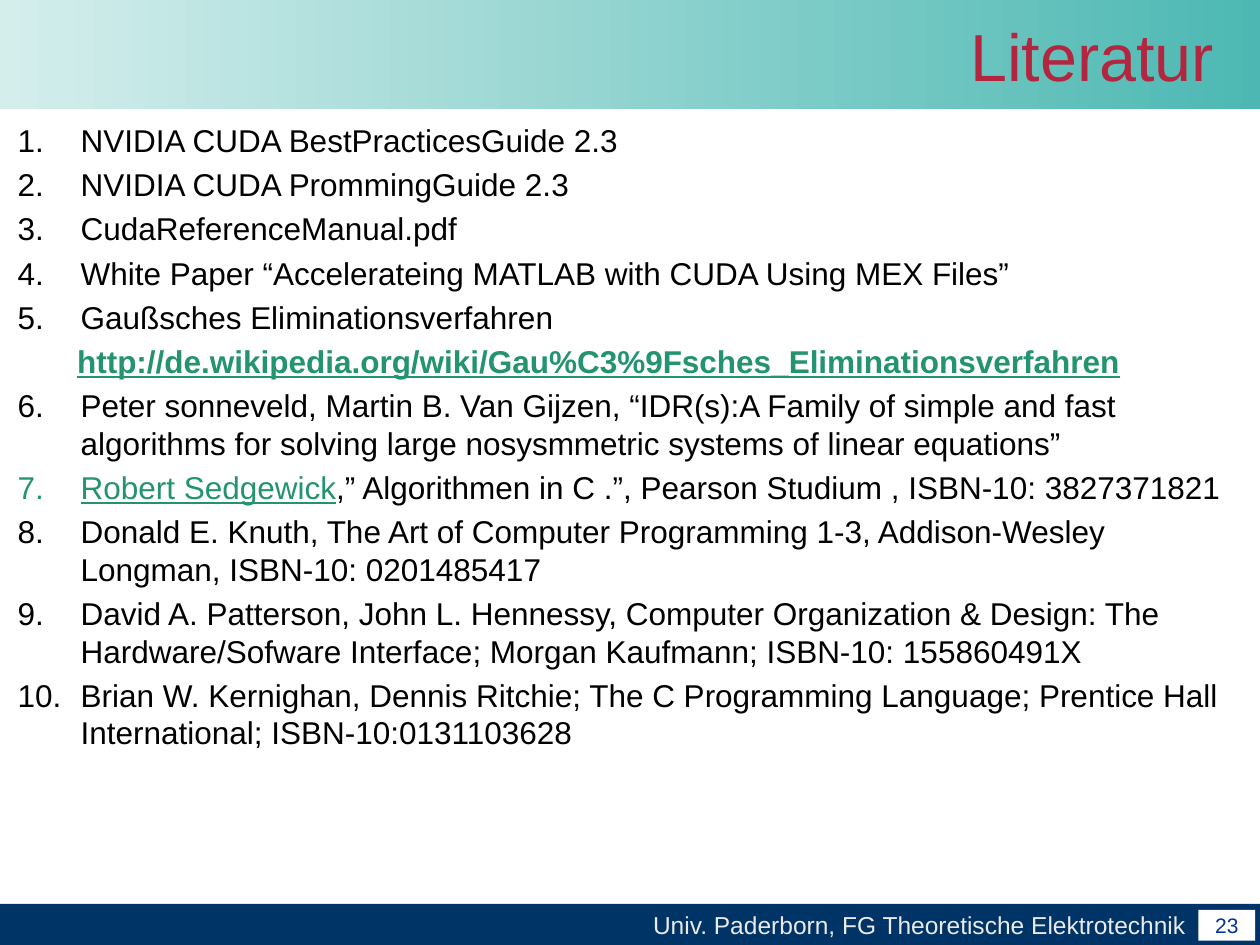
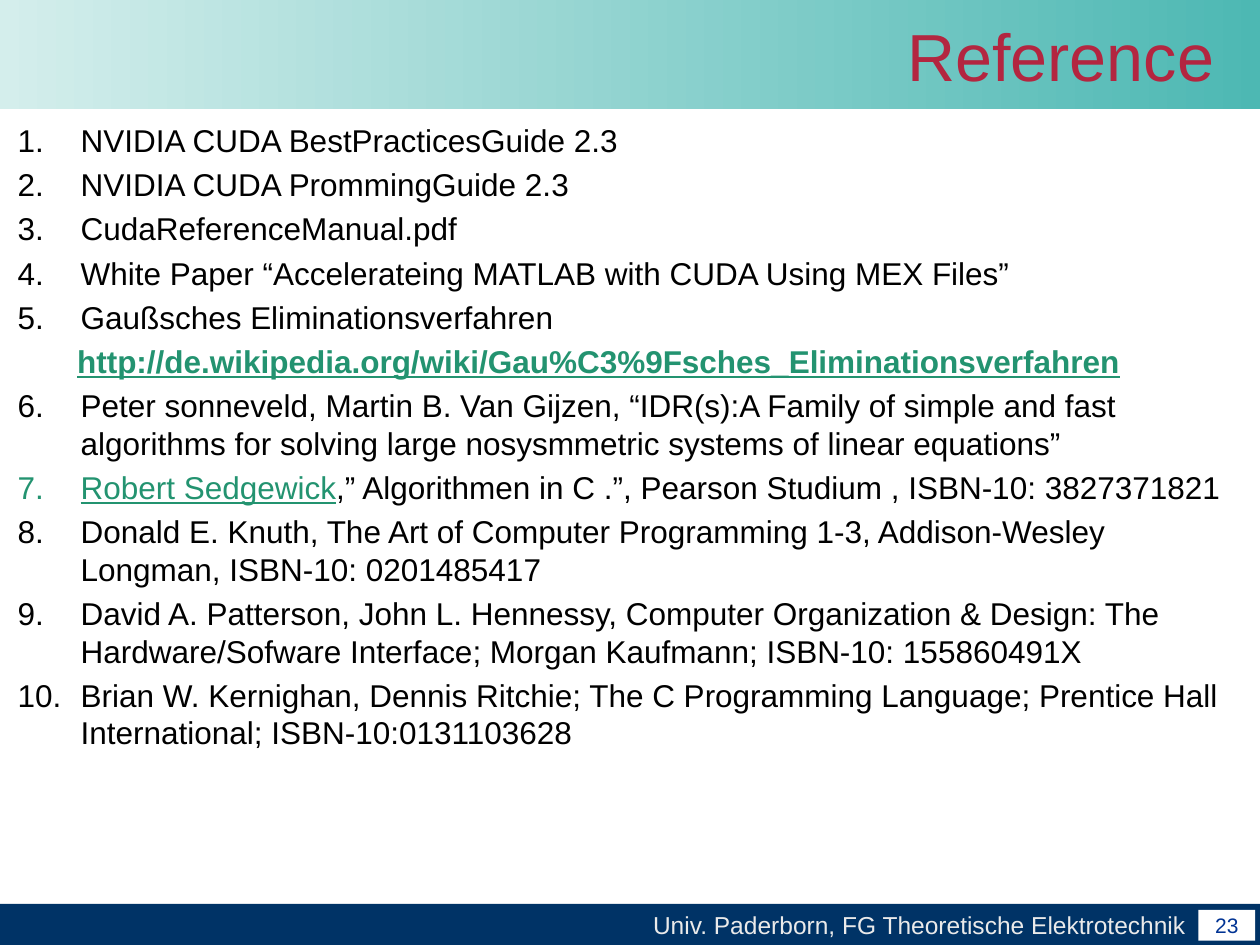
Before and after one commit to leonard117/arbeittet, a slide deck: slide 24 of Master_arbeit/word/Abschlussvortrag der Masterarbeit.pptx. Drawn at 1260x945 pixels with LibreOffice and Linux fonts; fonts in the diff are those of the drawing; background and template pictures are left out. Boxes give left, top, right and bottom in pixels: in the first picture for what was removed or moved away, otherwise in the second. Text is boxed around its words. In the diff, an @@ line names an element or a change of style, - is before the commit and + after.

```diff
--- a/Master_arbeit/word/Abschlussvortrag der Masterarbeit.pptx
+++ b/Master_arbeit/word/Abschlussvortrag der Masterarbeit.pptx
@@ title at [907,33,1214,82]: text changed @@
-Literatur
+Reference
```
Also in this commit, not shown: 2 other slides changed, 14 slides added, 14 slides removed.
